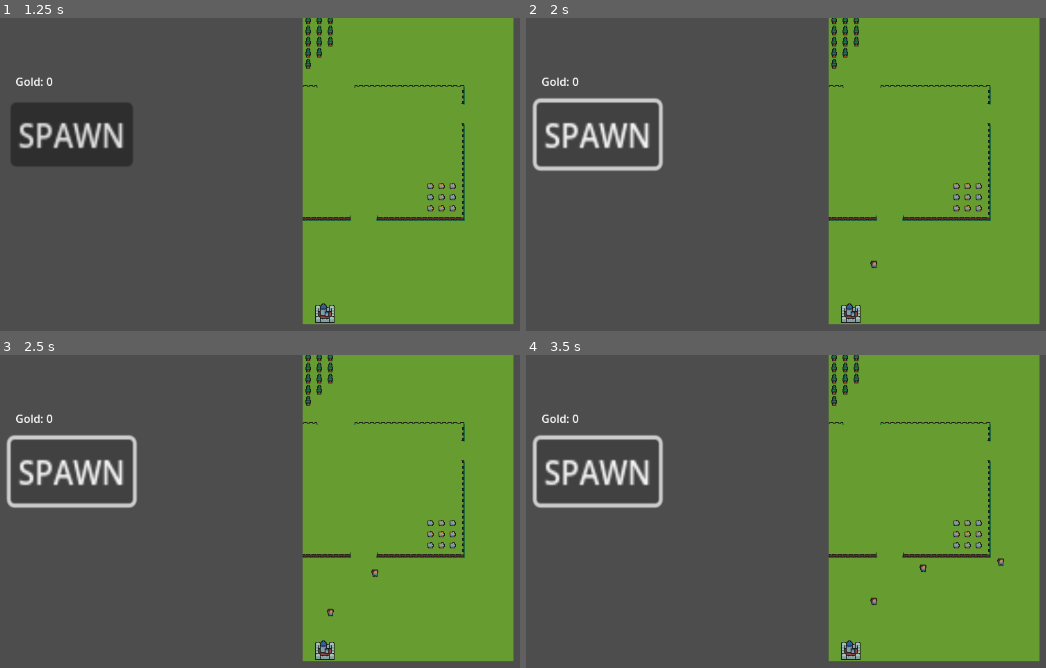
Above: before the commit, frames 1-4 (two rows, left to right).
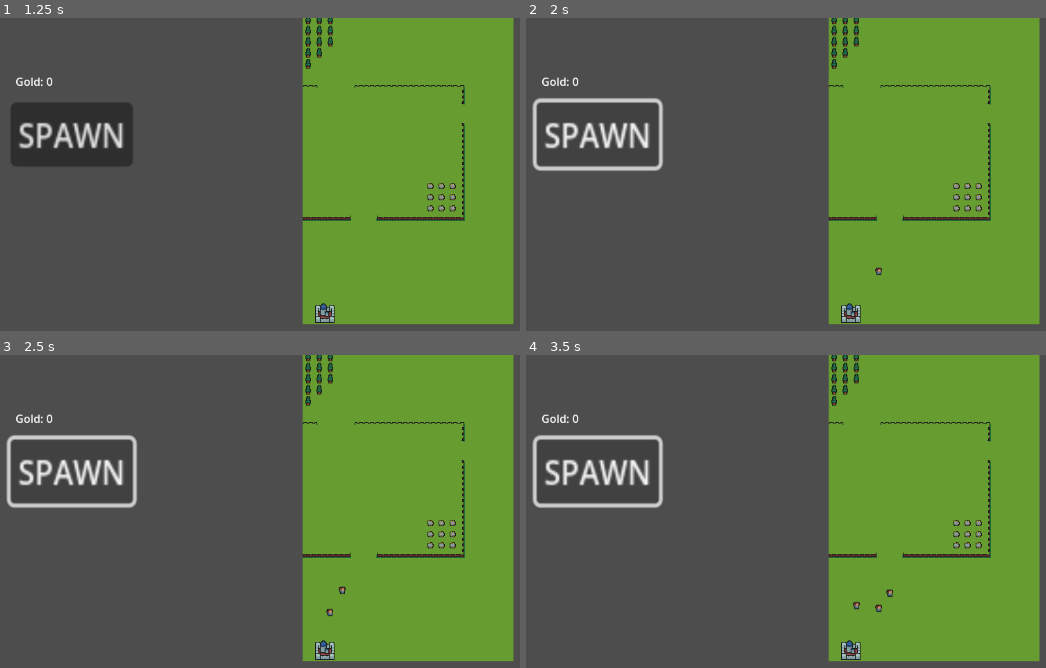
Above: after the commit, the same moments.

Repository: AndreastiUia/BachelorProject
Game: Godot game, scene res://menu.tscn
The game is run twice, just before and just after one commit, with the same random seed, the same clock (stepped at 60 frames per second) and the same inputs.
Inputs:
- Up to frame 1 (1.25 s): click "Start" at 0.5 s
- Up to frame 2 (2 s): click "SPAWN" at 1.25 s
- Up to frame 3 (2.5 s): click "SPAWN" at 2 s
- Up to frame 4 (3.5 s): click "SPAWN" at 2.75 s

Frame 1 is identical in both runs. In frame 2, less than 0.1% of the frame differs, in the area x 66-69%, y 77-83%; in frame 3, less than 0.1%; in frame 4, 0.2%, in the area x 62-92%, y 64-83%.

Commit message:
While loop is working.

Diff:
--- a/bot.gd
+++ b/bot.gd
@@ -18,8 +18,11 @@
 var inventory_size: int = 100
 
 # Programming bots
-var program_array = [program_func.MOVE_TO_POS, Vector2i(18,-20), program_func.MOVE_TO_POS, Vector2i(10,-20), program_func.MOVE_UP, program_func.MOVE_UP]
-enum program_func {MOVE_LEFT, MOVE_RIGHT, MOVE_UP, MOVE_DOWN, MOVE_TO_POS, LOOP_START, LOOP_BREAK, LOOP_END, IF, IF_NOT, IF_END, SEARCH, GATHER_RESOURCE}
+var program_index = 0
+var program_loop_index = []
+var program_loop_end_index = []
+var program_array = [program_func.WHILE_START, program_func.MOVE_TO_POS, Vector2i(1,-5), program_func.MOVE_TO_POS, Vector2i(5,-6),program_func.WHILE_START, program_func.MOVE_UP, program_func.WHILE_BREAK, program_func.WHILE_END, program_func.WHILE_END, program_func.MOVE_UP]
+enum program_func {MOVE_LEFT, MOVE_RIGHT, MOVE_UP, MOVE_DOWN, MOVE_TO_POS, WHILE_START, WHILE_BREAK, WHILE_END, IF, IF_NOT, IF_END, SEARCH, GATHER_RESOURCE}
 
 
 func _ready():
@@ -100,7 +103,7 @@
 		move_path()
 	if program_array.is_empty():
 		return
-	if idle:
+	if idle && program_index < program_array.size():
 		program_bot(program_array)
 
 func move_path():
@@ -111,7 +114,8 @@
 		if current_id_path.is_empty():
 			idle = true
 
-func calc_path_direction(direction: Vector2):
+func calc_target_tile_by_direction(direction: Vector2):
+	# Returns target tile based on direction.
 	var current_tile: Vector2i = tile_map.local_to_map(global_position)
 	var target_tile: Vector2i = Vector2i(
 		current_tile.x + direction.x,
@@ -121,27 +125,78 @@
 	return target_tile
 
 func calc_path(target_position: Vector2i):
+	# Calculate path from current position to targegt position.
 	var path = astar_grid.get_id_path(
 		tile_map.local_to_map(global_position),
 		target_position
 	).slice(1)
-	print(target_position)
 	current_id_path = path
-
+"""
 func program_bot(function: Array):
 	if !idle:
 		return
 	if function.front() == program_func.MOVE_UP:
-		calc_path(calc_path_direction(Vector2i.UP))
+		calc_path(calc_target_tile_by_direction(Vector2i.UP))
 	if function.front() == program_func.MOVE_DOWN:
-		calc_path(calc_path_direction(Vector2i.DOWN))
+		calc_path(calc_target_tile_by_direction(Vector2i.DOWN))
 	if function.front() == program_func.MOVE_LEFT:
-		calc_path(calc_path_direction(Vector2i.LEFT))
+		calc_path(calc_target_tile_by_direction(Vector2i.LEFT))
 	if function.front() == program_func.MOVE_RIGHT:
-		calc_path(calc_path_direction(Vector2i.RIGHT))
+		calc_path(calc_target_tile_by_direction(Vector2i.RIGHT))
 	if function.front() == program_func.MOVE_TO_POS:
 		calc_path(program_array[1])
 		function.pop_front()
-
-
+	if function.front() == program_func.WHILE_START:
+		var while_array = []
+		program_array.pop_front()
+		while program_array.front() != program_func.WHILE_END:
+			while_array.append(program_array.front())
+			if program_array.front() == program_func.MOVE_TO_POS:
+				while_array.append(program_array[1])
+				program_array.pop_front()
+			program_array.pop_front()
 	function.pop_front()
+"""
+
+func program_bot(function: Array):
+	if !idle:
+		return
+	match function[program_index]:
+		program_func.MOVE_UP:
+			calc_path(calc_target_tile_by_direction(Vector2i.UP))
+
+		program_func.MOVE_DOWN:
+			calc_path(calc_target_tile_by_direction(Vector2i.DOWN))
+
+		program_func.MOVE_LEFT:
+			calc_path(calc_target_tile_by_direction(Vector2i.LEFT))
+
+		program_func.MOVE_RIGHT:
+			calc_path(calc_target_tile_by_direction(Vector2i.RIGHT))
+
+		program_func.MOVE_TO_POS:
+			program_index += 1
+			calc_path(program_array[program_index])
+
+		program_func.WHILE_START:
+			# Intereate trough the program_array to find the next loop_end
+			program_loop_index.append(program_index)
+			while function[program_index] != program_func.WHILE_END || program_loop_end_index.find(program_index) > -1:
+				if function[program_index] == program_func.MOVE_TO_POS:
+					program_index += 2
+				else:
+					program_index += 1
+			program_loop_end_index.append(program_index)
+			program_loop_end_index.sort()
+			program_index = program_loop_index.back()
+
+		program_func.WHILE_END:
+			program_index = program_loop_index.back()
+
+		program_func.WHILE_BREAK:
+			program_index = program_loop_end_index.front()
+			print(program_index)
+			program_loop_index.pop_back()
+			program_loop_end_index.pop_front()
+
+	program_index += 1
